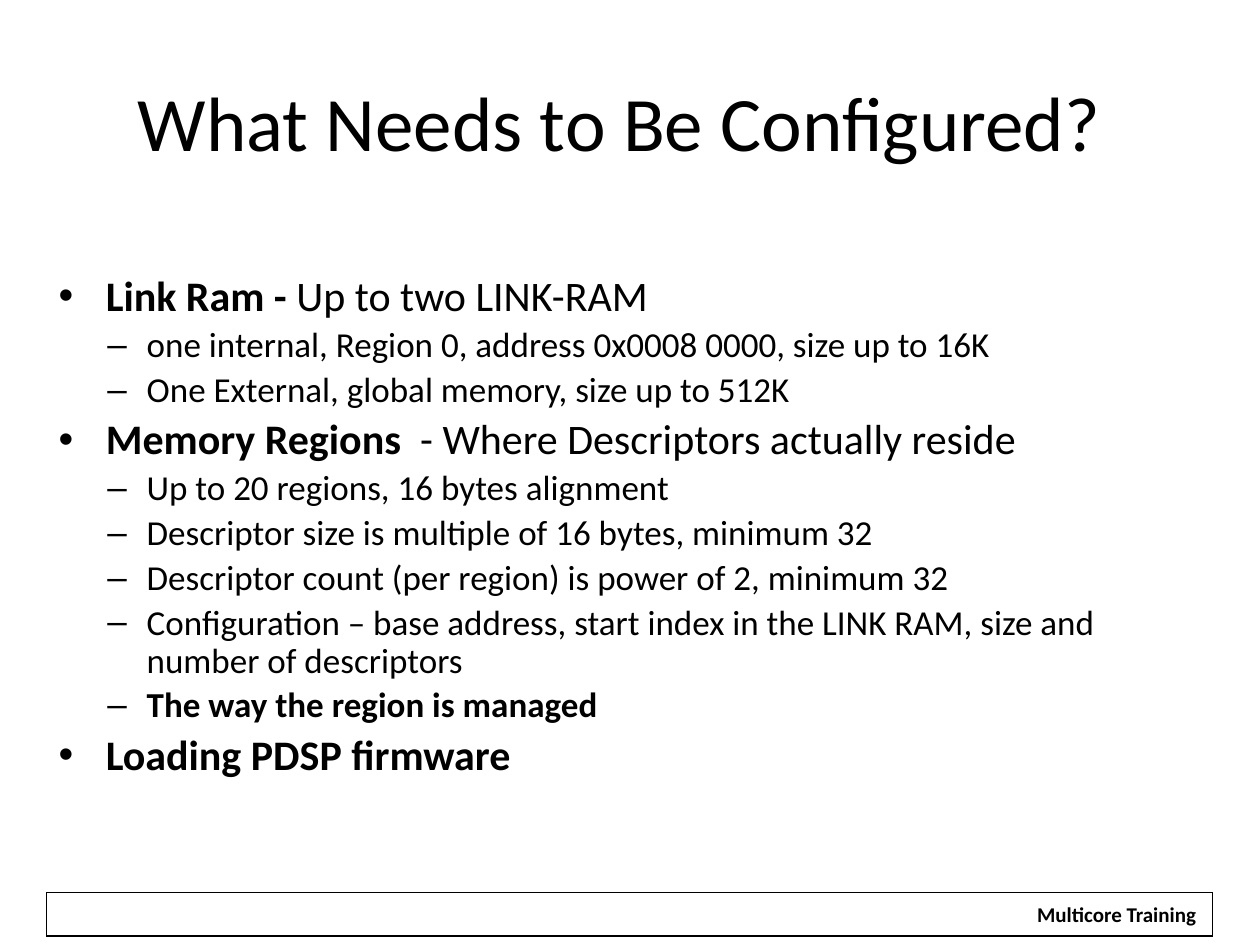
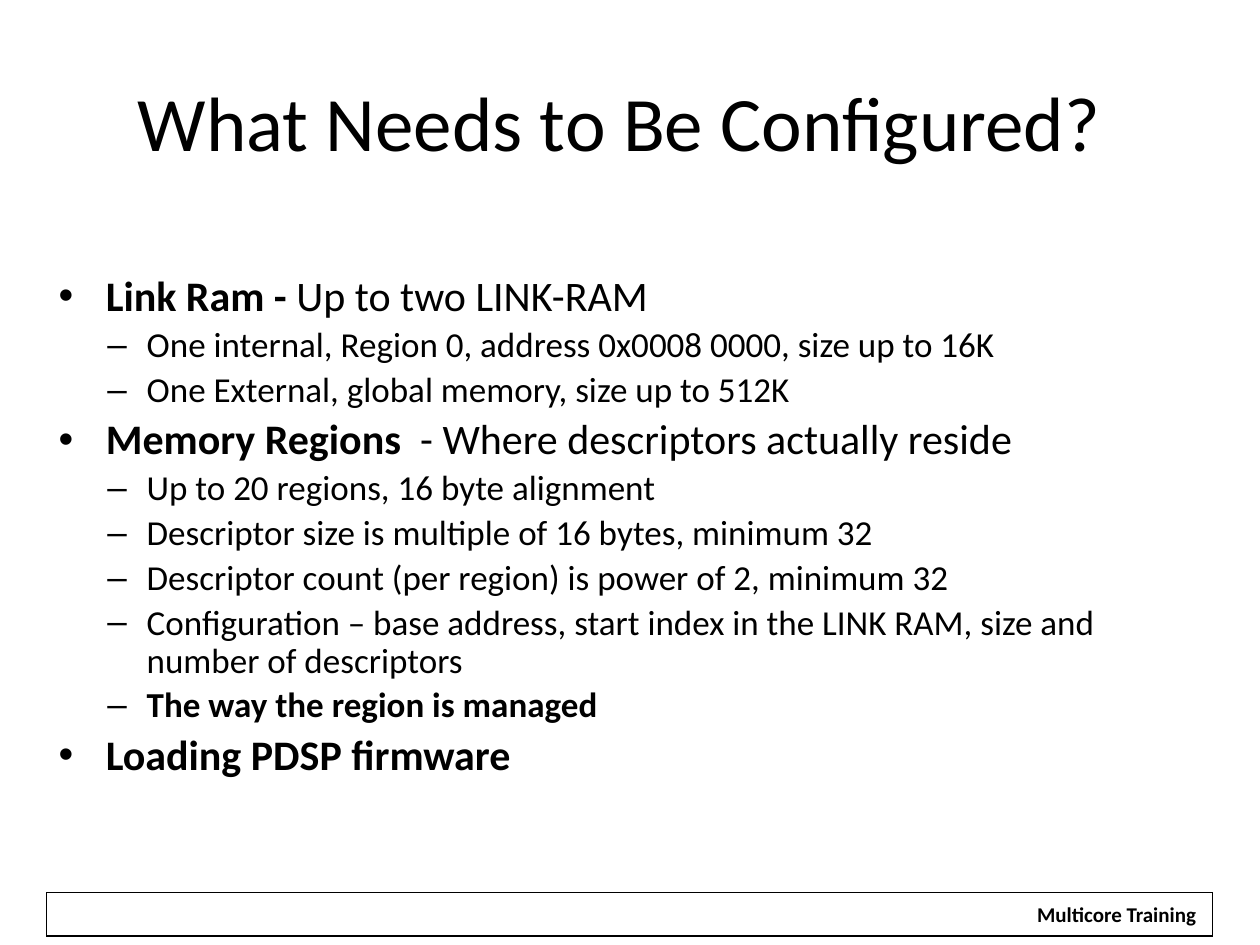
Before and after one commit to hari1989/keystone-workshop, a slide deck: slide 27 of slides/Intro to Multicore Navigator.pptx (slide 26 before the commit). Drawn at 1260x945 pixels with LibreOffice and Linux fonts; fonts in the diff are those of the drawing; background and template pictures are left out. Boxes give left, top, right and bottom in pixels: in the first picture for what was removed or moved away, otherwise in the second. Text is boxed around its words. In the diff, an @@ line names an element or a change of style, - is before the commit and + after.

```diff
--- a/slides/Intro to Multicore Navigator.pptx
+++ b/slides/Intro to Multicore Navigator.pptx
@@ text at bbox=[147, 332, 994, 363]: text changed @@
-  – one internal, Region 0, address 0x0008 0000, size up to 16K
+  – One internal, Region 0, address 0x0008 0000, size up to 16K
@@ text at bbox=[106, 424, 1012, 506]: text changed @@
-• Memory Regions - Where Descriptors actually reside
-  – Up to 20 regions, 16 bytes alignment
+• Memory Regions - Where descriptors actually reside
+  – Up to 20 regions, 16 byte alignment
```
Also in this commit, not shown: 30 other slides changed, 1 slide added, 5 other files.
